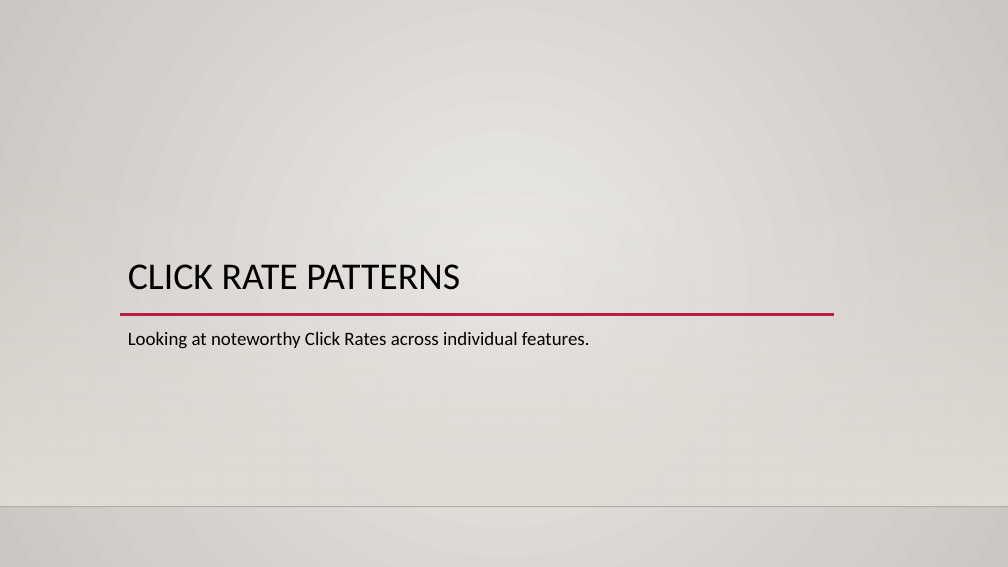
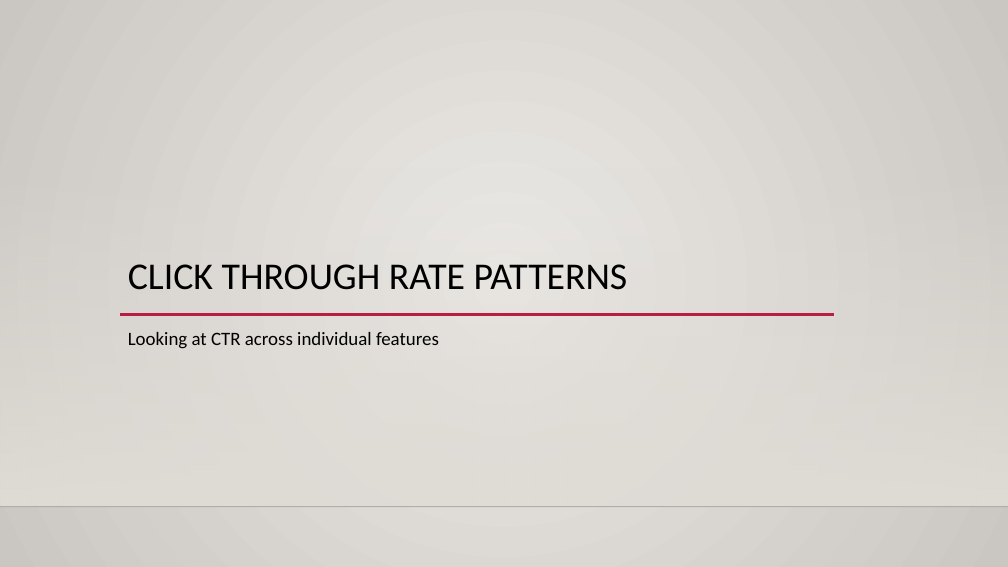
Before and after one commit to bgilliland/credible_takehome, a slide deck: slide 6 of docs/gilliland_credible_takehome.pptx. Drawn at 1008x567 pixels with LibreOffice and Linux fonts; fonts in the diff are those of the drawing; background and template pictures are left out. Boxes give left, top, right and bottom in pixels: in the first picture for what was removed or moved away, otherwise in the second. Text is boxed around its words. In the diff, an @@ line names an element or a change of style, - is before the commit and + after.

```diff
--- a/docs/gilliland_credible_takehome.pptx
+++ b/docs/gilliland_credible_takehome.pptx
@@ title at bbox=[128, 264, 628, 290]: text changed @@
-CLICK RATE PATTERNS
+CLICK THROUGH RATE PATTERNS
@@ text at bbox=[128, 332, 439, 349]: text changed @@
-Looking at noteworthy Click Rates across individual features.
+Looking at CTR across individual features
```
Also in this commit, not shown: 21 other slides changed, 2 slides added, 2 slides removed, 4 other files.
